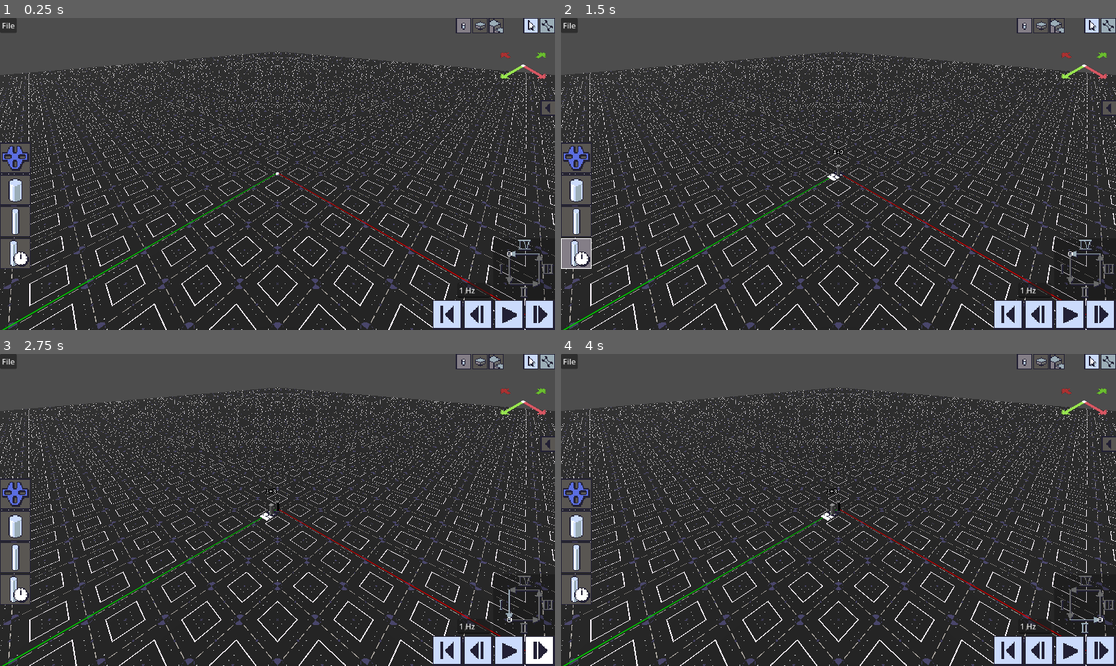
Above: before the commit, frames 1-4 (two rows, left to right).
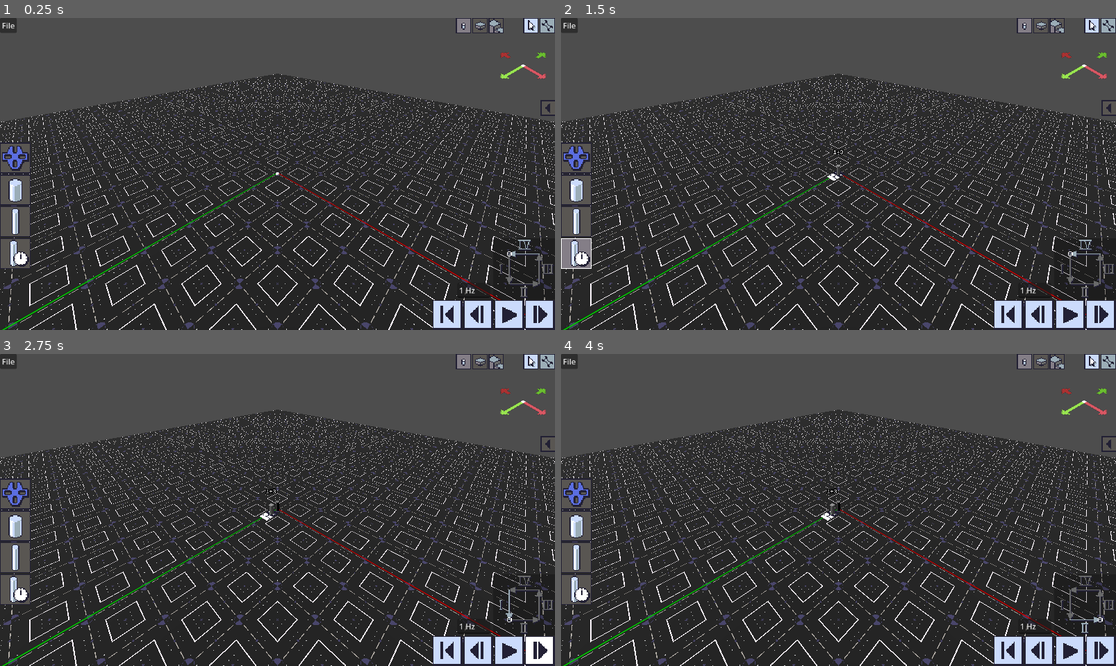
Above: after the commit, the same moments.

Repository: Tectato/Z1Simulator
Game: Godot game, scene res://Scenes/Editor.tscn
The game is run twice, just before and just after one commit, with the same random seed, the same clock (stepped at 60 frames per second) and the same inputs.
Inputs (mouse positions are in pixels of both pictures, inside the frame that each line leads up to):
- Up to frame 1 (0.25 s): no input
- Up to frame 2 (1.5 s): click (577, 220) at 0.5 s; click (577, 252) at 1.25 s
- Up to frame 3 (2.75 s): click (538, 653) at 2 s
- Up to frame 4 (4 s): click (1099, 653) at 2.75 s; click (1093, 360) at 3.5 s

The runs differ from the first frame. In frame 1, 11% of the frame differs, in the area x 0-100%, y 10-34%; in frame 2, 11%; in frame 3, 11%; in frame 4, 11%.

Commit message:
Fix some things, hide other layers while editing one

Diff:
--- a/Scenes/Parts/Baseplate.tscn
+++ b/Scenes/Parts/Baseplate.tscn
@@ -9,6 +9,7 @@
 render_priority = 0
 shader = ExtResource("1_83lyt")
 shader_parameter/albedo = ExtResource("2_83lyt")
+shader_parameter/applyTint = false
 
 [sub_resource type="PlaneMesh" id="PlaneMesh_frs87"]
 resource_local_to_scene = true
--- a/Scenes/Parts/Layer.tscn
+++ b/Scenes/Parts/Layer.tscn
@@ -1,12 +1,24 @@
-[gd_scene load_steps=10 format=3 uid="uid://61axf1o1flh2"]
+[gd_scene load_steps=14 format=3 uid="uid://61axf1o1flh2"]
 
 [ext_resource type="Script" uid="uid://0yxip6vgusmd" path="res://Scripts/Parts/layer.gd" id="1_g1kvl"]
 [ext_resource type="Script" uid="uid://bmdvu12efsgfp" path="res://Scripts/Editor/3DUI/billboard.gd" id="2_0wuba"]
 [ext_resource type="PackedScene" uid="uid://b3mp481i5xfq" path="res://Scenes/Parts/Baseplate.tscn" id="2_ffeya"]
 [ext_resource type="Texture2D" uid="uid://xfmbeq2gnf3d" path="res://Sprites/Buttons/3DUI/up.png" id="3_htluw"]
+[ext_resource type="Shader" uid="uid://b6laiy3d8ygyk" path="res://Shaders/Baseplate.gdshader" id="3_kifm5"]
 [ext_resource type="Texture2D" uid="uid://chj2cxa6hqhi5" path="res://Sprites/Buttons/3DUI/add.png" id="3_nqt8m"]
 [ext_resource type="Script" uid="uid://cbqsmqfnw3qwv" path="res://Scripts/Editor/3DUI/button3D.gd" id="3_vgsk8"]
+[ext_resource type="Texture2D" uid="uid://u4svysosanbt" path="res://Sprites/staticPinGrid.png" id="4_wghbl"]
 [ext_resource type="Texture2D" uid="uid://dri87gehj3m60" path="res://Sprites/Buttons/3DUI/down.png" id="5_vgsk8"]
+
+[sub_resource type="ShaderMaterial" id="ShaderMaterial_wle4w"]
+render_priority = 0
+shader = ExtResource("3_kifm5")
+shader_parameter/albedo = ExtResource("4_wghbl")
+shader_parameter/applyTint = true
+
+[sub_resource type="PlaneMesh" id="PlaneMesh_ffeya"]
+resource_local_to_scene = true
+size = Vector2(8, 8)
 
 [sub_resource type="BoxShape3D" id="BoxShape3D_g1kvl"]
 
@@ -17,6 +29,10 @@
 script = ExtResource("1_g1kvl")
 
 [node name="Baseplate" parent="." instance=ExtResource("2_ffeya")]
+
+[node name="MeshInstance3D" parent="Baseplate" index="0"]
+material_override = SubResource("ShaderMaterial_wle4w")
+mesh = SubResource("PlaneMesh_ffeya")
 
 [node name="BoundingBox" type="Area3D" parent="."]
 collision_layer = 8
@@ -80,3 +96,5 @@
 [connection signal="clicked" from="Widgets/Add" to="." method="addLayer"]
 [connection signal="clicked" from="Widgets/MoveUp" to="." method="moveUp"]
 [connection signal="clicked" from="Widgets/MoveDown" to="." method="moveDown"]
+
+[editable path="Baseplate"]
--- a/Scripts/Editor/machine.gd
+++ b/Scripts/Editor/machine.gd
@@ -60,7 +60,7 @@
 		layer.global_position = layer.global_position * Vector3(1,0,1) + Vector3.UP * height
 		layer.updateWidgets()
 		layer.updatePosition()
-		height += max(layer.getBounds()[1].y,0.1) + 0.05
+		height = max(layer.getBounds()[1].y,0.1) + 0.05
 	updateCollider()
 
 func addSheet(sheet):
@@ -181,8 +181,8 @@
 		if thing is Movable or thing is Layer:
 			var thingBounds = thing.getBounds()
 			var extents = thingBounds[1] - thingBounds[0]
-			var bMin = thingBounds[0] + thing.global_position
-			var bMax = thingBounds[1] + thing.global_position
+			var bMin = thingBounds[0]
+			var bMax = thingBounds[1]
 			min = Vector3(min(min.x,bMin.x),min(min.y,bMin.y),min(min.z,bMin.z))
 			max = Vector3(max(max.x,bMax.x),max(max.y,bMax.y),max(max.z,bMax.z))
 	return [min,max]
--- a/Scripts/Parts/layer.gd
+++ b/Scripts/Parts/layer.gd
@@ -18,12 +18,22 @@
 var parts = []
 var gizmo : Gizmo
 
+func _ready() -> void:
+	Global.workspace.resolutionChanged.connect(resolutionChanged)
+
 func setSelected(value):
 	widgets.visible = value
 	if value:
 		_draw_gizmo()
 	elif gizmo:
 		gizmo.free()
+
+func resolutionChanged(newRes):
+	updateBaseplate(getBounds(), newRes == Workspace.Resolution.Part)
+	if newRes == Workspace.Resolution.Part:
+		visible = Global.workspace.selectedLayer == self
+	else:
+		visible = true
 
 func serialize():
 	height = machine.getLayerHeight(self)
@@ -82,11 +92,13 @@
 	updateBaseplate(bounds)
 	machine.updateLayerPositions()
 
-func updateBaseplate(bounds):
+func updateBaseplate(bounds, expand = true):
 	var below = machine.getLayerBelow(self)
+	baseplate.visible = below != null
 	if below:
-		bounds[0] = bounds[0] - Vector3(0.5,0,0.5)
-		bounds[1] = bounds[1] + Vector3(0.5,0,0.5)
+		if expand:
+			bounds[0] = bounds[0] - Vector3(0.5,0,0.5)
+			bounds[1] = bounds[1] + Vector3(0.5,0,0.5)
 		var boundsBelow = below.getBounds()
 		var min = Vector3(min(bounds[0].x,boundsBelow[0].x),min(bounds[0].y,boundsBelow[0].y),min(bounds[0].z,boundsBelow[0].z))
 		var max = Vector3(max(bounds[1].x,boundsBelow[1].x),max(bounds[1].y,boundsBelow[1].y),max(bounds[1].z,boundsBelow[1].z))
--- a/Shaders/Baseplate.gdshader
+++ b/Shaders/Baseplate.gdshader
@@ -3,6 +3,8 @@
 
 uniform sampler2D albedo : source_color, filter_nearest;
 const float scale = 3.333;
+const vec3 tint = vec3(0.05,0.05,0.1);
+uniform bool applyTint = false;
 varying vec3 worldPos;
 
 void vertex() {
@@ -11,7 +13,11 @@
 
 void fragment() {
 	vec4 tex = texture(albedo, worldPos.xz * scale);
-	ALBEDO = tex.rgb * tex.a + vec3(0.05,0.05,0.05) * (1.0-tex.a);
+	if(applyTint){
+		ALBEDO = tex.rgb * tex.a + tint * (1.0-tex.a);
+	} else {
+		ALBEDO = tex.rgb * tex.a + vec3(0.05,0.05,0.05) * (1.0-tex.a);
+	}
 }
 
 //void light() {
